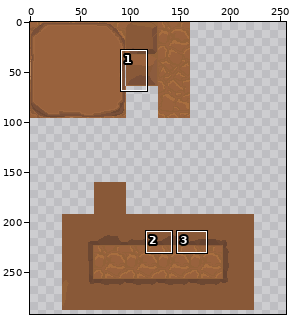
Sprite sheet: core/assets/maps/rocky-td-tileset.png. The picture above shows the old version from afar; the outline marks the close-up.
Close-up. First the earlier version:
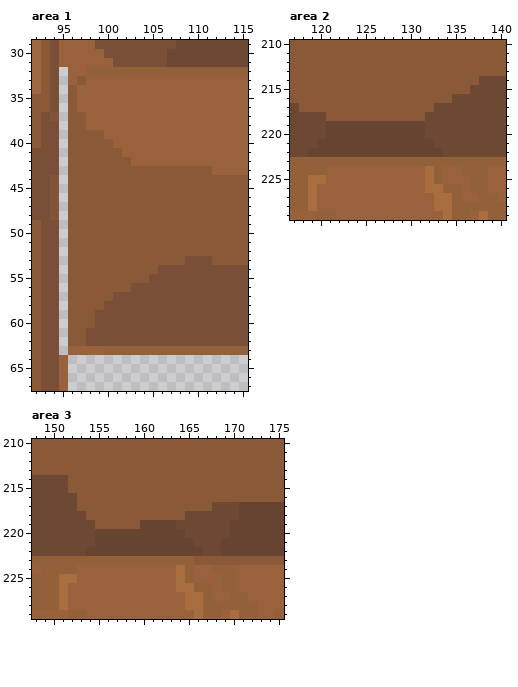
The file is 256x320 pixels. Colours within 5 levels of each other are drawn and written as one. Shown: area 1: x 92..115, y 29..67; area 2: x 117..140, y 210..229; area 3: x 148..175, y 210..229. The wide view leaves out empty margins. The commit also changed other parts of the picture, which this record leaves out.
Now the later version:
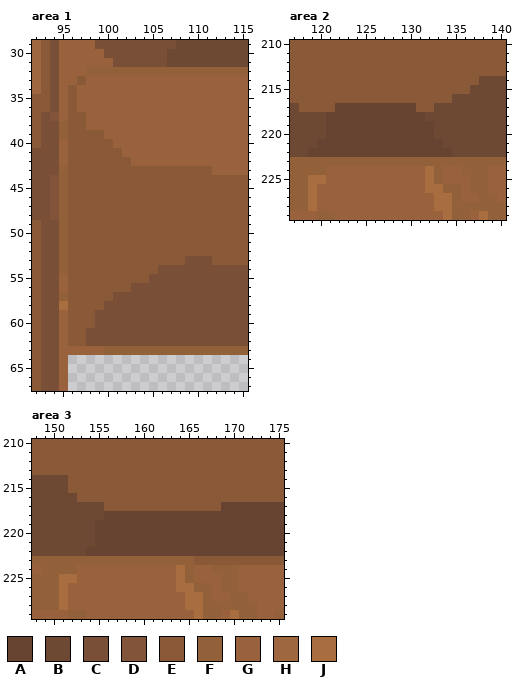
Palette (. is transparent): A #674431  B #6d4832  C #794f38  D #82553a  E #895938  F #926139  G #99623d  H #9f6740  J #a86e3f
The exact change:
Changed rows in their new state; - is an unchanged pixel.
Area 1:
first column x 95:
32 G
33 G
34 G
35 G
36 G
37 G
38 F
39 F
40 G
41 G
42 G
43 F
44 F
45 F
46 F
47 F
48 F
49 F
50 F
51 F
52 F
53 F
54 F
55 G
56 G
57 F
58 J
59 G
60 G
61 G
62 G
63 G
Area 2:
first column x 121:
217 -AAAAAAAAA----
218 AAAAAAAAAAA---
219 -----------A--
220 -----------A--
221 ------------A-
222 -------------A
Area 3:
first column x 153:
217 BBB------------EAA
218 -BBAAAAAAAAAAAAAAA
219 --AAAAA----AAAAAA-
220 ------------AAAAA-
221 -------------AAA--
222 --------------AA--
Boxes around the changes in both close-ups, in picture pixels (x1, y1, x2, y2):
added: (59, 67, 68, 355)
changed: (326, 103, 452, 157)
changed: (77, 502, 239, 556)
